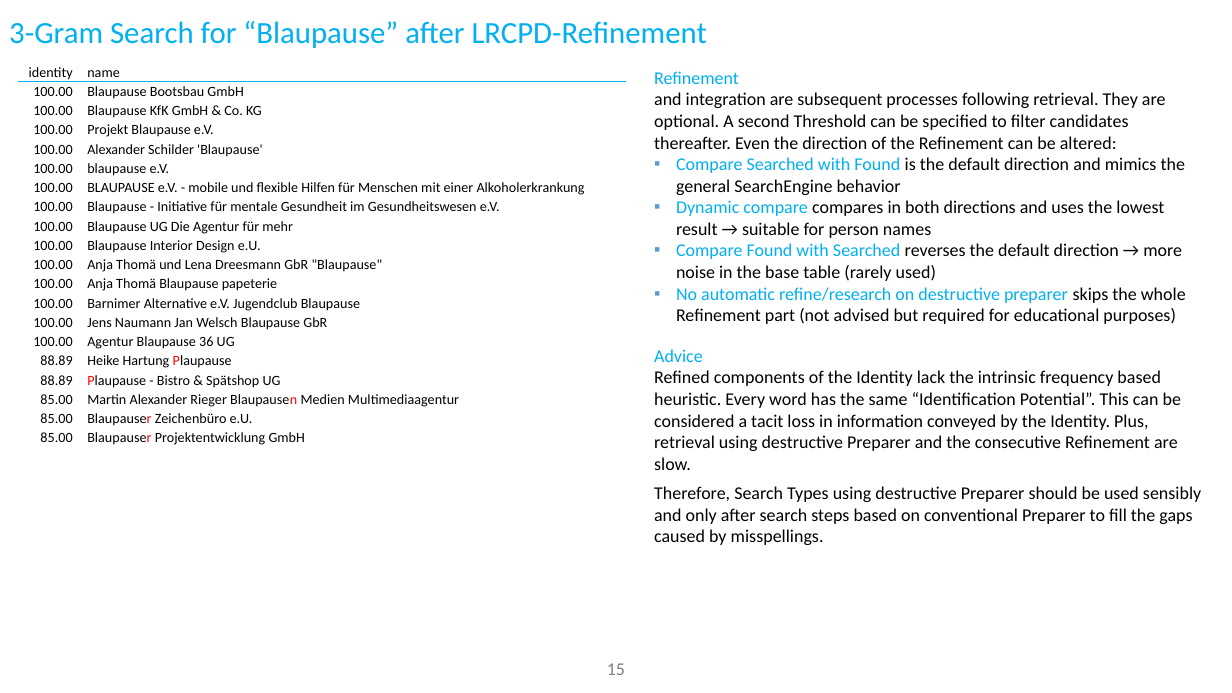
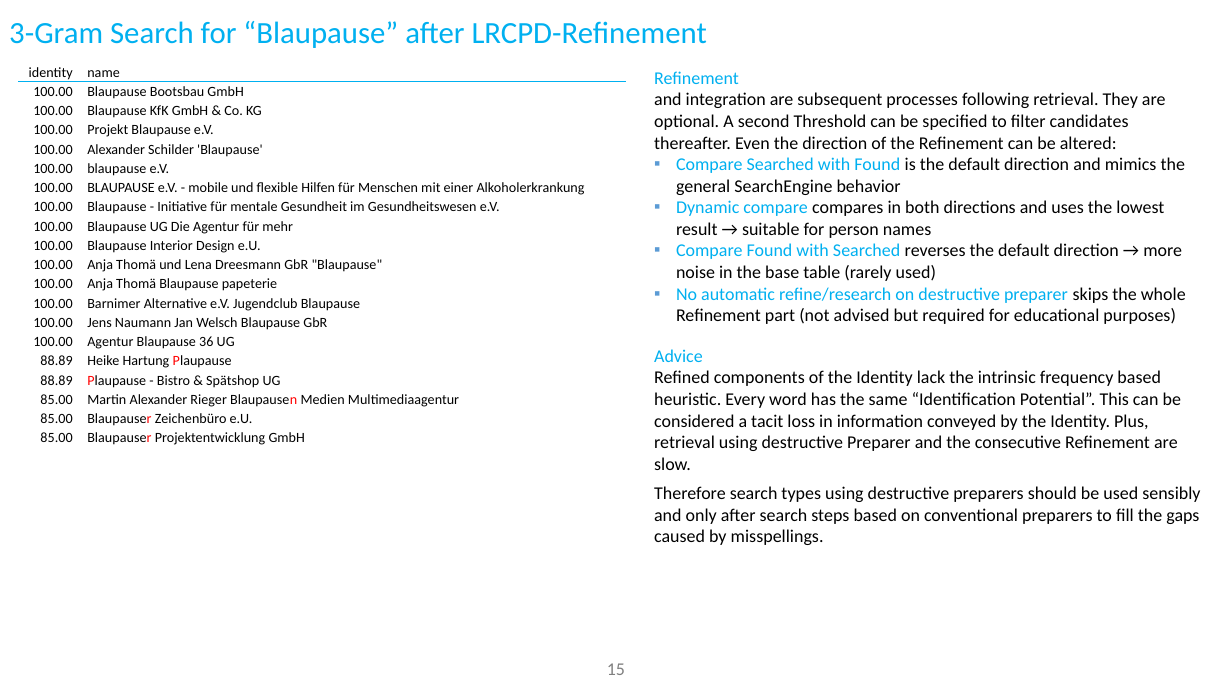
Before and after one commit to ThorstenDoherr/searchengine, a slide deck: slide 15 of doc/SearchEngine_Slides.pptx. Drawn at 1232x693 pixels with LibreOffice and Linux fonts; fonts in the diff are those of the drawing; background and template pictures are left out. Boxes give left, top, right and bottom in pixels: in the first picture for what was removed or moved away, otherwise in the second. Text is boxed around its words. In the diff, an @@ line names an element or a change of style, - is before the commit and + after.

```diff
--- a/doc/SearchEngine_Slides.pptx
+++ b/doc/SearchEngine_Slides.pptx
@@ text at (654,486,1200,545): text changed @@
-Therefore, Search Types using destructive Preparer should be used sensibly and only after search steps based on conventional Preparer to fill the gaps caused by misspellings.
+Therefore search types using destructive preparers should be used sensibly and only after search steps based on conventional preparers to fill the gaps caused by misspellings.
```
Also in this commit, not shown: 6 other slides changed, 1 slide added, 1 other file.
